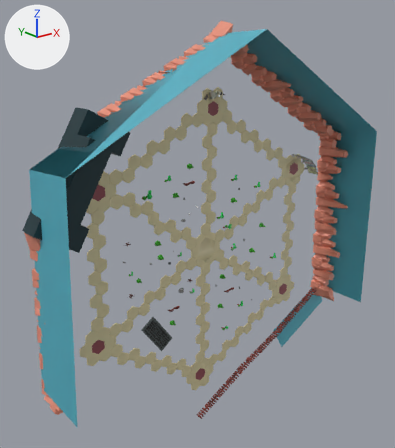
A saved change to the glTF model src/3D/threejs/Models/Map/MainMap.glb.
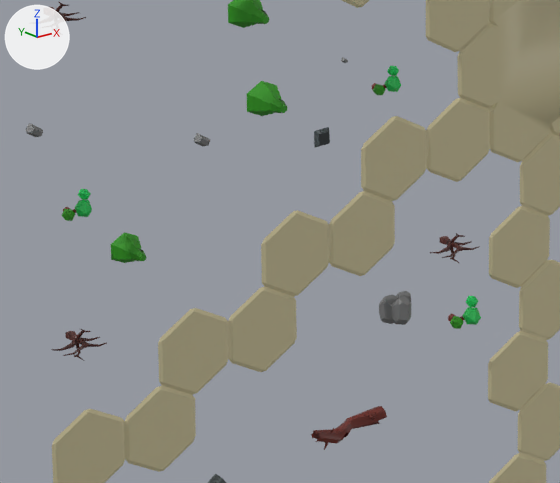
There are two pictures of each version: one whole from a 50 mm camera at (-119.9, -144.7, 71.0) aimed at (-5.3, -1.4, 13.7), one close up on the part from 30% to 52% of the width and 54% to 71% of the height. Arrows for +X, +Y and +Z are at upper left; the lights stay in place. Where no turn or scale is listed for an object, it has been applied to the vertices.

Objects in the first close-up: 'Circle.006', 'Cylinder.038', 'Cylinder.042', 'Cylinder.044', 'floor.002', 'stone', 'листья.015', 'листья1.015', 'листья2.002', 'пол.003', 'пустоеДерево'.
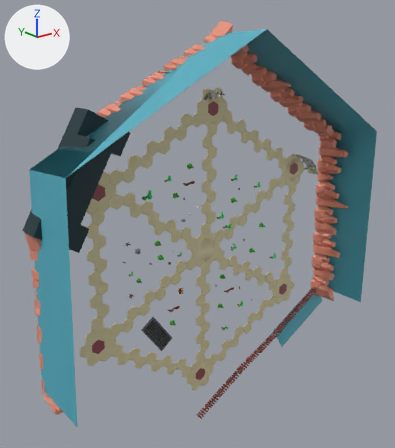
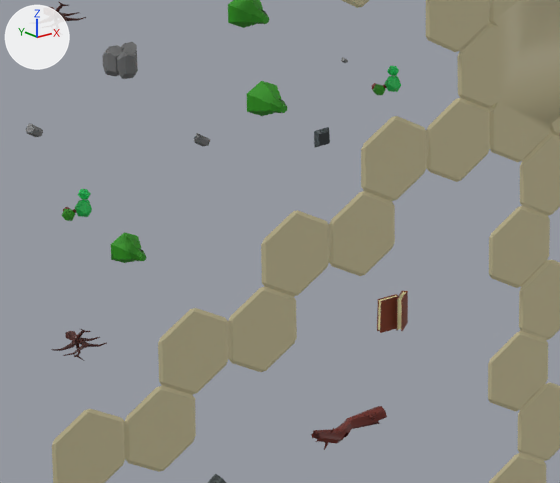
Commit message: new map

The change, as a list of edits to the scene's bpy script:
```text
Add me_cube_012:
    me_cube_012.from_pydata([(0.96, -0.95, -0.55), (0.96, -0.95, 0.53), (0.96, 0.92, 0.53), (0.96, 0.92, -0.55), (-0.95, 0.92, 0.53), (-0.95, 0.92, -0.55), (-0.95, -0.95, -0.55), (-0.95, -0.95, 0.53), (0.92, -0.88, 0.17), (0.92, -0.88, -0.19), (-0.92, -0.88, -0.19), (-0.92, -0.88, 0.17)], [], [(8, 1, 7), (8, 7, 11), (6, 0, 9), (9, 8, 11), (10, 6, 9), (11, 10, 9), (0, 3, 2), (2, 1, 8), (9, 0, 2), (2, 8, 9), (5, 6, 10), (11, 7, 4), (5, 10, 11), (11, 4, 5)])
    me_cube_012.materials.append(mat_material_006)  # beige #e7dea8
Remove ob_пустоедерево:
    ob_пустоедерево = bpy.data.objects.new('пустоеДерево', me_cube_002)
Remove ob_stone:
    ob_stone = bpy.data.objects.new('stone', me_cube_021)
Remove ob_дереро1_002:
    ob_дереро1_002 = bpy.data.objects.new('дереро1.002', me_cylinder_003)
Remove ob_листья2_002:
    ob_листья2_002 = bpy.data.objects.new('листья2.002', me_icosphere_003)
Remove ob_листья_015:
    ob_листья_015 = bpy.data.objects.new('листья.015', me_icosphere_002)
Remove ob_листья1_015:
    ob_листья1_015 = bpy.data.objects.new('листья1.015', me_icosphere_001)
Add ob_cube_114:
    ob_cube_114 = bpy.data.objects.new('Cube.114', me_cube_012)
    ob_cube_114.location = (-12.12, -0.03, -10.49)
    ob_cube_114.rotation_euler = (1.551, 1.611, -0.0199)  # degrees (89, 92, -1.1)
    ob_cube_114.scale = (0.969, 0.642, 0.227)
Add ob_cube_113:
    ob_cube_113 = bpy.data.objects.new('Cube.113', me_cube_011)  # 38 vertices, 66 faces; spans x -1.0..1.0, y -1.0..1.0, z -0.76..0.74; in mat_material_007 (brown #7e2e00)
    ob_cube_113.location = (-12.12, -0.03, -10.49)
    ob_cube_113.rotation_euler = (1.551, 1.611, -0.0199)  # degrees (89, 92, -1.1)
    ob_cube_113.scale = (0.969, 0.642, 0.227)
Add ob_cube_112:
    ob_cube_112 = bpy.data.objects.new('Cube.112', me_cube_012)
    ob_cube_112.location = (-11.27, -0.21, -10.5)
    ob_cube_112.rotation_euler = (1.551, 1.611, 0.66)  # degrees (89, 92, 38)
    ob_cube_112.scale = (0.969, 0.642, 0.227)
Add ob_cube:
    ob_cube = bpy.data.objects.new('Cube', me_cube_011)  # 38 vertices, 66 faces; spans x -1.0..1.0, y -1.0..1.0, z -0.76..0.74; in mat_material_007 (brown #7e2e00)
    ob_cube.location = (-11.27, -0.21, -10.5)
    ob_cube.rotation_euler = (1.551, 1.611, 0.66)  # degrees (89, 92, 38)
    ob_cube.scale = (0.969, 0.642, 0.227)
Add ob_stone_014:
    ob_stone_014 = bpy.data.objects.new('stone.014', me_cube_004)
    ob_stone_014.location = (-29.26, -0.67, 8.71)
    ob_stone_014.rotation_euler = (1.571, 0.0, 0.692)  # degrees (90, 0, 40)
    ob_stone_014.scale = (0.435, 0.919, 0.435)
Add ob_stone_012:
    ob_stone_012 = bpy.data.objects.new('stone.012', me_cube_004)
    ob_stone_012.location = (-28.73, 0.02, 8.7)
    ob_stone_012.rotation_euler = (1.571, 0.0, 0.0)  # degrees (90, 0, 0)
    ob_stone_012.scale = (0.435, 0.919, 0.435)
Add ob_stone_011:
    ob_stone_011 = bpy.data.objects.new('stone.011', me_cube_004)
    ob_stone_011.location = (-29.63, 0.02, 8.73)
    ob_stone_011.rotation_euler = (1.571, 0.0, 0.0)  # degrees (90, 0, 0)
    ob_stone_011.scale = (0.435, 0.919, 0.435)
```

Where the change shows, as pixel boxes [x1, y1, x2, y2] in the close-ups (560 x 483 px):
'stone', deleted: before [382, 292, 412, 325]
'Cube.113', added (brown): after [377, 294, 398, 333]
'stone.014', added: after [117, 47, 138, 79]
'пустоеДерево', deleted: before [430, 233, 480, 263]
'stone.011', added: after [106, 46, 122, 76]
'листья1.015', deleted: before [462, 307, 481, 325]
'Cube', added: after [396, 291, 408, 331]
'Cube.112', added: after [397, 292, 406, 330]
'листья.015', deleted: before [450, 316, 464, 329]
'листья2.002', deleted: before [466, 296, 478, 307]
'stone.012', added: after [122, 43, 137, 54]
'Cube.114', added: after [378, 295, 397, 330]
